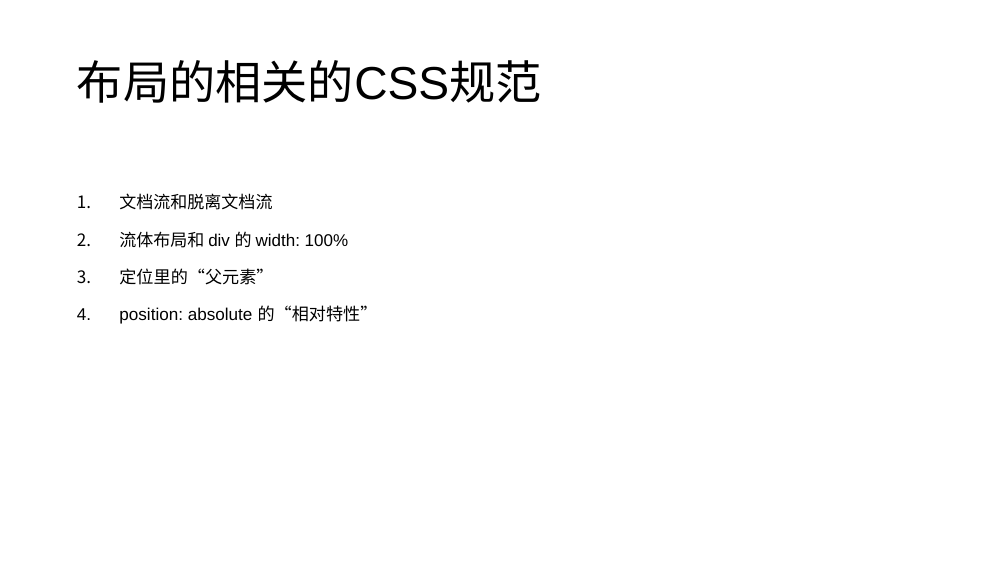
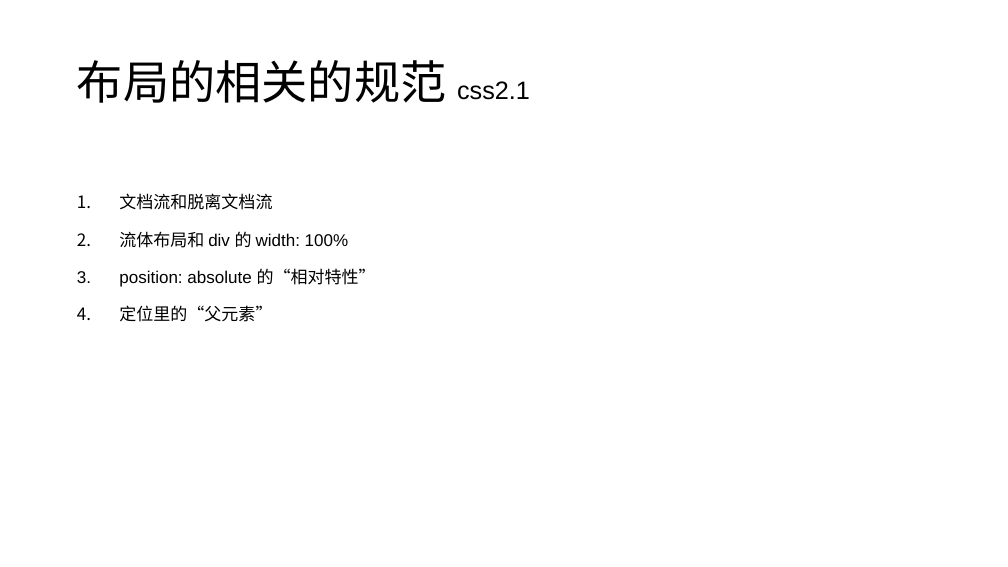
Before and after one commit to FBmm/Frontend-blog, a slide deck: slide 12 of CSS/css分享/css分享 - 常见CSS布局最佳实践.pptx (slide 7 before the commit). Drawn at 1008x567 pixels with LibreOffice and Linux fonts; fonts in the diff are those of the drawing. Boxes give left, top, right and bottom in pixels: in the first picture for what was removed or moved away, otherwise in the second. Text is boxed around its words. In the diff, an @@ line names an element or a change of style, - is before the commit and + after.

```diff
--- a/CSS/css分享/css分享 - 常见CSS布局最佳实践.pptx
+++ b/CSS/css分享/css分享 - 常见CSS布局最佳实践.pptx
@@ title at <box>77,60,530,103</box>: text changed @@
-布局的相关的CSS规范
+布局的相关的规范 css2.1
@@ text at <box>119,268,376,287</box>: paragraph added @@
+3. position: absolute 的“相对特性”
@@ text at <box>119,305,378,324</box>: paragraph removed @@
-4. position: absolute 的“相对特性”
@@ text at <box>119,305,272,322</box>: size 16.3 to 16.2 pt in "定位里的“父元素”" @@
```
Also in this commit, not shown: 11 other slides changed, 8 slides added, 16 other files.
